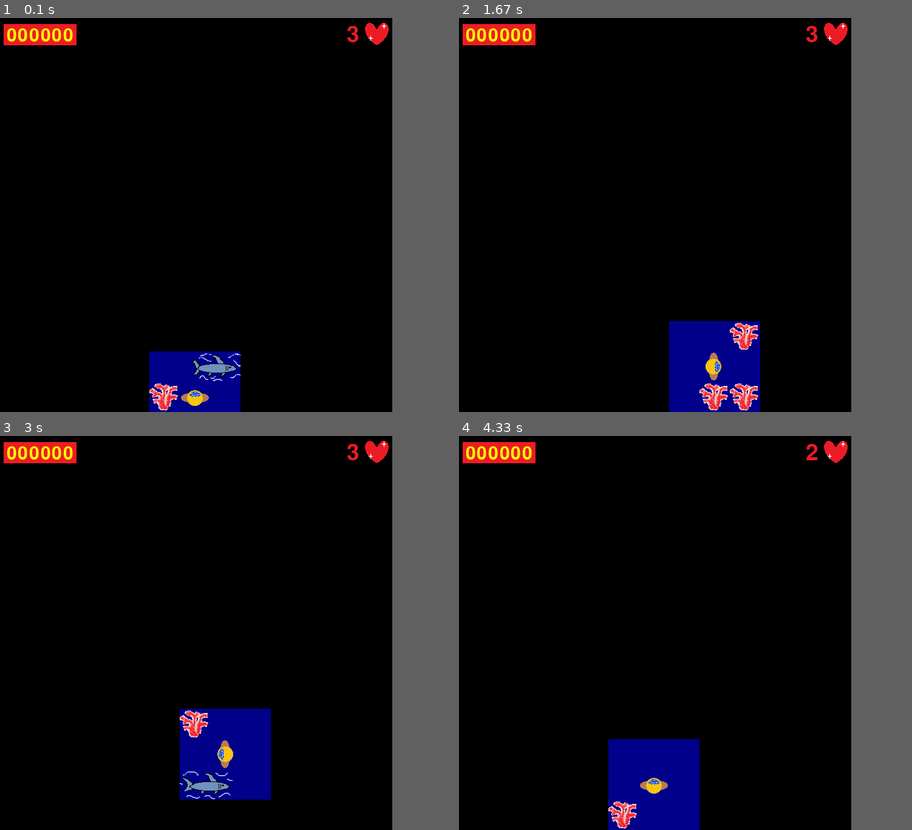
Above: before the commit, frames 1-4 (two rows, left to right).
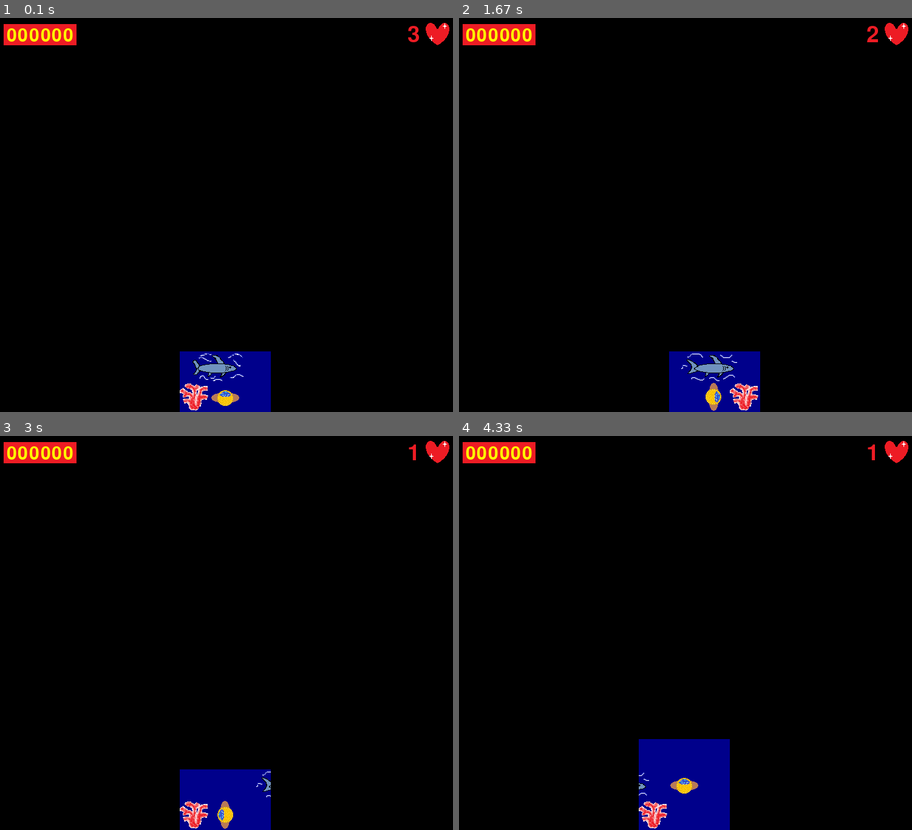
Above: after the commit, the same moments.

Repository: AZEN-SGG/PyGameProject
Game: pygame game, started from MainProgramm.py
The game is run twice, just before and just after one commit, with the same random seed, the same clock (stepped at 60 frames per second) and the same inputs.
Inputs:
- Up to frame 1 (0.1 s): no input
- Up to frame 2 (1.67 s): hold A 0.33-0.8 s; hold Right 0.33-0.8 s; tap W at 0.83 s; tap Space at 1.17, 1.57 s; hold Right from 1.5 s (still down)
- Up to frame 3 (3 s): tap Space at 1.87, 2.07, 2.4, 2.7, 2.9 s; release Right at 1.97 s; hold Up 2-2.3 s; hold Right 2.33-2.8 s; hold Left from 2.83 s (still down)
- Up to frame 4 (4.33 s): tap Space at 3.2, 3.47, 3.8, 4.23 s; release Left at 3.37 s; hold Down 3.4-3.7 s; hold Left 3.73-4.13 s; hold Up from 4.17 s (still down)
In our replay, the window is 650x650 before the commit and 750x650 after it. These sizes can differ from the game's own. Grey fills any space a smaller window leaves; there, only what the larger window draws over its background counts as a difference.

The runs differ from the first frame. In frame 1, 3.0% of the frame differs, in the area x 32-100%, y 1-100%; in frame 2, 2.7%; in frame 3, 5.5%, in the area x 39-100%, y 1-100%; in frame 4, 4.2%.

Commit message:
Изменила уровень под размер ширину экрана 750

Diff:
--- a/SecondLevel.py
+++ b/SecondLevel.py
@@ -3,11 +3,11 @@
 import sys
 from random import choice
 
-WIDTH = 650
+WIDTH = 750
 HEIGHT = 650
 FPS = 20
 
-#Создание групп спрайтов
+# Создание групп спрайтов
 all_sprites = pygame.sprite.Group()
 key_group = pygame.sprite.Group()
 key_star_group = pygame.sprite.Group()
@@ -17,16 +17,16 @@
 data_folder = os.path.join(game_folder, 'data')
 faced_bool = False
 win_bool = False
-key_coord = [[575, 75], [125, 125], [75, 525], [525, 475]]
-sea_star_coord = choice([[625, 625], [525, 625]])
-key_star_coord = [[575, 625], [575, 325], [225, 75], [375, 325]]
-
-matrix = [['' for _ in range(13)] for i in range(13)]
+key_coord = [[675, 125], [125, 125], [125, 525], [575, 475]]
+sea_star_coord = choice([[625, 625], [725, 625]])
+key_star_coord = [[675, 625], [675, 325], [225, 75], [475, 325]]
+
+matrix = [['' for _ in range(15)] for i in range(13)]
 KEY = False
 KEY_STAR = False
 
 
-def win(): #функция победы
+def win():  # функция победы
     global win_bool  # переменная отвечающая за работоспособность спрайтов
     win_bool = True  # При win_bool равном правде все спрайты останавливаются
 
@@ -41,7 +41,7 @@
     screen.blit(text, (text_x, text_y))
 
 
-def return_back(): #Возвращение спрайтов на исходные позиции
+def return_back():  # Возвращение спрайтов на исходные позиции
     life.take_away_life()
     shark1.reloaded()
     shark2.reloaded()
@@ -56,7 +56,7 @@
     player.reloaded()
     key.reloaded()
     key_star.reloaded()
-    if life.give_life() < 0: # Обнуление очков при нехватке жизней
+    if life.give_life() < 0:  # Обнуление очков при нехватке жизней
         score.discharge()
         life.alive()
         star.status_collected()
@@ -90,7 +90,7 @@
     screen.blit(text, (text_x, text_y))
 
 
-def load_image(name, color_key=None): # Функция для получения фотографий
+def load_image(name, color_key=None):  # Функция для получения фотографий
     fullname = os.path.join(name)
     try:
         image = pygame.image.load(fullname).convert()
@@ -107,8 +107,8 @@
     return image
 
 
-class Shark(pygame.sprite.Sprite): #Класс акулы
-    def __init__(self, sheet, columns, rows, x, y, SPEED, status):
+class Shark(pygame.sprite.Sprite):  # Класс акулы
+    def __init__(self, sheet, columns, rows, x, y, SPEED, status, spi=[]):
         super().__init__(all_sprites)
         self.frames = []
         self.cut_sheet(sheet, columns, rows)
@@ -118,9 +118,12 @@
         self.rect = self.rect.move(x, y)
         self.SPEED = SPEED
         self.status = status
-        self.spi = [sheet, columns, rows, x, y, SPEED, status]
-
-    def cut_sheet(self, sheet, columns, rows): #получение изображения
+        if spi == []:
+            self.spi = [sheet, columns, rows, x, y, SPEED, status]
+        else:
+            self.spi = spi
+
+    def cut_sheet(self, sheet, columns, rows):  # получение изображения
         self.rect = pygame.Rect(0, 0, sheet.get_width() // columns,
                                 sheet.get_height() // rows)
         for j in range(rows):
@@ -129,50 +132,50 @@
                 self.frames.append(sheet.subsurface(pygame.Rect(
                     frame_location, self.rect.size)))
 
-    def update(self): #движение акул, изменение изображения
+    def update(self):  # движение акул, изменение изображения
         self.cur_frame = (self.cur_frame + 1) % len(self.frames)
         self.image = self.frames[self.cur_frame]
         self.image.set_colorkey('red')
         if self.status == 1:
             self.rect.y += self.SPEED
             if self.rect.y >= HEIGHT - 150:
-                self.__init__(load_image("data/" + "shark_right.png"), 2, 1, 0, HEIGHT - 100, 5, 4)
+                self.__init__(load_image("data/" + "shark_right.png"), 2, 1, 0, HEIGHT - 100, 5, 4, self.spi)
         if self.status == 3:
             self.rect.y -= self.SPEED
             if self.rect.y <= 25:
-                self.__init__(load_image("data/" + "shark_left.png"), 2, 1, WIDTH - 75, 0, 5, 2)
+                self.__init__(load_image("data/" + "shark_left.png"), 2, 1, WIDTH - 75, 0, 5, 2, self.spi)
         if self.status == 2:
             self.rect.x -= self.SPEED
             if self.rect.x <= 0:
-                self.__init__(load_image("data/" + "shark_down.png"), 4, 1, 0, 0, 5, 1)
+                self.__init__(load_image("data/" + "shark_down.png"), 4, 1, 0, 0, 5, 1, self.spi)
         if self.status == 4:
             self.rect.x += self.SPEED
             if self.rect.x >= WIDTH - 100:
-                self.__init__(load_image("data/" + "shark_up.png"), 4, 1, WIDTH - 50, HEIGHT - 150, 5, 3)
+                self.__init__(load_image("data/" + "shark_up.png"), 4, 1, WIDTH - 50, HEIGHT - 150, 5, 3, self.spi)
         if self.status == 5:
             self.rect.y -= self.SPEED
             if self.rect.y == 150:
-                self.__init__(load_image("data/" + "shark_right.png"), 2, 1, 150, 150, 5, 6)
+                self.__init__(load_image("data/" + "shark_right.png"), 2, 1, 200, 150, 5, 6, self.spi)
         if self.status == 6:
             self.rect.x += self.SPEED
-            if self.rect.x == 400:
-                self.__init__(load_image("data/" + "shark_down.png"), 4, 1, 450, 150, 5, 7)
+            if self.rect.x == 450:
+                self.__init__(load_image("data/" + "shark_down.png"), 4, 1, 500, 150, 5, 7, self.spi)
         if self.status == 7:
             self.rect.y += self.SPEED
             if self.rect.y == 350:
-                self.__init__(load_image("data/" + "shark_left.png"), 2, 1, 400, 400, 5, 8)
+                self.__init__(load_image("data/" + "shark_left.png"), 2, 1, 450, 400, 5, 8, self.spi)
         if self.status == 8:
             self.rect.x -= self.SPEED
-            if self.rect.x == 145:
-                self.__init__(load_image("data/" + "shark_up.png"), 4, 1, 150, 350, 5, 5)
+            if self.rect.x == 195:
+                self.__init__(load_image("data/" + "shark_up.png"), 4, 1, 200, 350, 5, 5, self.spi)
         if pygame.sprite.collide_mask(self, player):
             faced()
 
-    def reloaded(self): #возвращение на исходную позицию
+    def reloaded(self):  # возвращение на исходную позицию
         self.__init__(*self.spi)
 
 
-class SeaStar(pygame.sprite.Sprite): #Класс морской звезды (очки)
+class SeaStar(pygame.sprite.Sprite):  # Класс морской звезды (очки)
     def __init__(self, x, y):
         pygame.sprite.Sprite.__init__(self)
         self.image = sea_star_image
@@ -192,7 +195,7 @@
                 self.adding_points()
                 self.collected = True
 
-    def adding_points(self): #добавление очков
+    def adding_points(self):  # добавление очков
         self.hide = True
         self.collected = True
 
@@ -208,7 +211,7 @@
         self.collected = False
 
 
-class Star(pygame.sprite.Sprite): #Класс звезды
+class Star(pygame.sprite.Sprite):  # Класс звезды
     def __init__(self, x, y):
         pygame.sprite.Sprite.__init__(self)
         self.image = white_image
@@ -227,7 +230,7 @@
             if pygame.sprite.collide_mask(self, player):
                 self.adding_points()
 
-    def adding_points(self): #добавление очков
+    def adding_points(self):  # добавление очков
         self.hide = True
         self.collected = True
 
@@ -257,7 +260,6 @@
         self.screen = screen
         self.color = color
         self.font = pygame.font.Font(None, 45)
-        self.type = 'Score'  # Задаёт класс
         self.status = 1
 
     def add_points(self, point):
@@ -288,8 +290,6 @@
             for x in range(WIDTH // 50):
                 if not (abs(y - j) <= 1 and abs(x - i) <= 1):
                     pygame.draw.rect(screen, 'black', (x * 50, y * 50, 50, 50))
-                # pygame.draw.rect(screen, 'white',
-                #                (x * 50, y * 50, 50, 50), 1)
 
 
 class Coral(pygame.sprite.Sprite):
@@ -320,7 +320,7 @@
     def bring_key(self):
         global KEY
         KEY = True
-        self.rect.x = 525
+        self.rect.x = 625
         self.rect.y = 0
 
     def reloaded(self):
@@ -346,7 +346,7 @@
         global KEY_STAR
         KEY_STAR = True
 
-        self.rect.x = 475
+        self.rect.x = 575
         self.rect.y = 0
         star.change_hide()
         star1.change_hide()
@@ -415,7 +415,8 @@
         self.image = player_right_image
         self.image.set_colorkey('white')
         if self.rect.x == WIDTH - 50:
-            self.rect.x = 0
+            if matrix[self.rect.y // 50][0] != 'Coral':
+                self.rect.x = 0
 
         else:
             x = (self.rect.x + 50) // 50
@@ -445,11 +446,11 @@
     def __init__(self, screen, color=(237, 28, 36)):
         pygame.sprite.Sprite.__init__(self)
 
-        self.COORDINATS = 575, 25
+        self.COORDINATS = 675, 25
         self.image = heart_image
         self.image.set_colorkey("green")
         self.rect = self.image.get_rect()
-        self.rect.center = 625, 25
+        self.rect.center = 725, 25
 
         self.screen = screen
         self.color = color
@@ -459,7 +460,7 @@
 
     def update(self, color=(237, 28, 36)):  # Этот метод позволит обновлять счёт
         text = self.font.render(self.life, True, color)  # Рисую счёт - коричневый цвет
-        text_x = 575
+        text_x = 675
         text_y = 10
         screen.blit(text, (text_x, text_y))
 
@@ -484,8 +485,6 @@
 
 score = Score(screen)
 
-all_sprites = pygame.sprite.Group()
-
 white_image = pygame.image.load(os.path.join(data_folder, 'white.png')).convert()
 
 board = Board()
@@ -499,13 +498,13 @@
 
 opening_door_image = pygame.image.load(os.path.join(data_folder, 'opening_door.png')).convert()
 closing_door_image = pygame.image.load(os.path.join(data_folder, 'closing_door.png')).convert()
-door = Door(325, 275)
+door = Door(375, 275)
 
 sea_star_image = pygame.image.load(os.path.join(data_folder, 'sea_star.png')).convert()
 sea_star1 = SeaStar(sea_star_coord[0], sea_star_coord[1])
-sea_star2 = SeaStar(575, 225)
+sea_star2 = SeaStar(625, 225)
 sea_star3 = SeaStar(75, 175)
-sea_star4 = SeaStar(125, 625)
+sea_star4 = SeaStar(175, 625)
 
 all_sprites.add(sea_star1)
 all_sprites.add(sea_star2)
@@ -520,8 +519,8 @@
 
 star_image = pygame.image.load(os.path.join(data_folder, 'stars.png')).convert()
 star = Star(75, 425)
-star1 = Star(425, 525)
-star2 = Star(225, 275)
+star1 = Star(475, 525)
+star2 = Star(275, 275)
 
 all_sprites.add(star)
 all_sprites.add(star1)
@@ -540,57 +539,70 @@
 all_sprites.add(key)
 key_group.add(key)
 
-shark1 = Shark(load_image("data/" + "shark_up.png"), 4, 1, WIDTH - 50, 475, 7, 3)
-shark2 = Shark(load_image("data/" + "shark_down.png"), 4, 1, 0, 80, 7, 1)
-shark3 = Shark(load_image("data/" + "shark_down.png"), 4, 1, 0, 500, 7, 1)
-shark4 = Shark(load_image("data/" + "shark_up.png"), 4, 1, WIDTH - 50, 50, 7, 3)
-shark5 = Shark(load_image("data/" + "shark_left.png"), 2, 1, 275, 0, 7, 2)
-shark6 = Shark(load_image("data/" + "shark_right.png"), 2, 1, 300, HEIGHT - 100, 7, 4)
-shark7 = Shark(load_image("data/" + "shark_up.png"), 4, 1, 150, 250, 5, 5)
-shark8 = Shark(load_image("data/" + "shark_down.png"), 4, 1, 450, 250, 5, 7)
-shark9 = Shark(load_image("data/" + "shark_left.png"), 2, 1, 260, 400, 5, 8)
-shark10 = Shark(load_image("data/" + "shark_right.png"), 2, 1, 270, 150, 5, 6)
+shark1 = Shark(load_image("data/" + "shark_up.png"), 4, 1, WIDTH - 50, 475, 7, 3, [])
+shark2 = Shark(load_image("data/" + "shark_down.png"), 4, 1, 0, 80, 7, 1, [])
+shark3 = Shark(load_image("data/" + "shark_down.png"), 4, 1, 0, 500, 7, 1, [])
+shark4 = Shark(load_image("data/" + "shark_up.png"), 4, 1, WIDTH - 50, 10, 7, 3, [])
+shark5 = Shark(load_image("data/" + "shark_left.png"), 2, 1, 325, 0, 7, 2, [])
+shark6 = Shark(load_image("data/" + "shark_right.png"), 2, 1, 300, HEIGHT - 100, 7, 4, [])
+shark7 = Shark(load_image("data/" + "shark_up.png"), 4, 1, 200, 250, 5, 5, [])
+shark8 = Shark(load_image("data/" + "shark_down.png"), 4, 1, 500, 250, 5, 7, [])
+shark9 = Shark(load_image("data/" + "shark_left.png"), 2, 1, 310, 400, 5, 8, [])
+shark10 = Shark(load_image("data/" + "shark_right.png"), 2, 1, 320, 150, 5, 6, [])
 
 coral_image = pygame.image.load(os.path.join(data_folder, 'coral.png')).convert()
 coral1 = Coral(75, 75)
-coral2 = Coral(275, 75)
-coral3 = Coral(325, 75)
-coral4 = Coral(375, 75)
-coral5 = Coral(425, 75)
-coral6 = Coral(475, 75)
+coral2 = Coral(325, 75)
+coral3 = Coral(375, 75)
+coral4 = Coral(425, 75)
+coral5 = Coral(475, 75)
+coral6 = Coral(525, 75)
 coral7 = Coral(375, 125)
-coral8 = Coral(575, 175)
-coral9 = Coral(525, 275)
-coral10 = Coral(525, 325)
-coral11 = Coral(475, 475)
-coral12 = Coral(475, 525)
-coral13 = Coral(525, 525)
-coral14 = Coral(575, 525)
-coral15 = Coral(425, 625)
+coral8 = Coral(625, 125)
+coral9 = Coral(575, 275)
+coral10 = Coral(575, 325)
+coral11 = Coral(525, 475)
+coral12 = Coral(525, 525)
+coral13 = Coral(575, 525)
+coral14 = Coral(625, 525)
+coral15 = Coral(475, 625)
 coral16 = Coral(25, 625)
 coral17 = Coral(75, 625)
-coral18 = Coral(125, 525)
-coral19 = Coral(125, 475)
-coral20 = Coral(125, 425)
-coral21 = Coral(125, 375)
+coral18 = Coral(75, 525)
+coral19 = Coral(125, 425)
+coral20 = Coral(125, 375)
+coral21 = Coral(175, 425)
 coral22 = Coral(175, 525)
 coral23 = Coral(75, 225)
 coral24 = Coral(125, 225)
-coral25 = Coral(225, 225)
+coral25 = Coral(175, 225)
 coral26 = Coral(425, 275)
-coral27 = Coral(225, 375)
-coral28 = Coral(275, 625)
+coral27 = Coral(275, 375)
+coral28 = Coral(325, 625)
 coral29 = Coral(175, 475)
-coral30 = Coral(325, 475)
-coral31 = Coral(375, 375)
-coral32 = Coral(425, 375)
-coral33 = Coral(475, 625)
-coral34 = Coral(575, 425)
+coral30 = Coral(375, 475)
+coral31 = Coral(425, 375)
+coral32 = Coral(475, 375)
+coral33 = Coral(525, 625)
+coral34 = Coral(625, 425)
 coral35 = Coral(75, 275)
 coral36 = Coral(75, 125)
 coral37 = Coral(125, 75)
-coral38 = Coral(325, 125)
-coral39 = Coral(375, 275)
+coral38 = Coral(425, 125)
+coral39 = Coral(475, 275)
+coral40 = Coral(175, 75)
+coral41 = Coral(125, 275)
+coral42 = Coral(125, 625)
+coral43 = Coral(225, 475)
+coral44 = Coral(225, 525)
+coral45 = Coral(675, 525)
+coral46 = Coral(575, 625)
+coral47 = Coral(675, 425)
+coral48 = Coral(625, 325)
+coral49 = Coral(625, 175)
+coral50 = Coral(675, 175)
+coral51 = Coral(675, 225)
+coral52 = Coral(275, 225)
 
 all_sprites.add(coral1)
 all_sprites.add(coral2)
@@ -631,6 +643,19 @@
 all_sprites.add(coral37)
 all_sprites.add(coral38)
 all_sprites.add(coral39)
+all_sprites.add(coral40)
+all_sprites.add(coral41)
+all_sprites.add(coral42)
+all_sprites.add(coral43)
+all_sprites.add(coral44)
+all_sprites.add(coral45)
+all_sprites.add(coral46)
+all_sprites.add(coral47)
+all_sprites.add(coral48)
+all_sprites.add(coral49)
+all_sprites.add(coral50)
+all_sprites.add(coral51)
+all_sprites.add(coral52)
 
 all_sprites.add(door)
 # Цикл игры
@@ -666,7 +691,7 @@
                         player.go_left()
                 elif win_bool:
                     if event.key == pygame.K_SPACE:
-                        running=False
+                        running = False
                 else:
                     if event.key == pygame.K_SPACE:
                         return_back()
